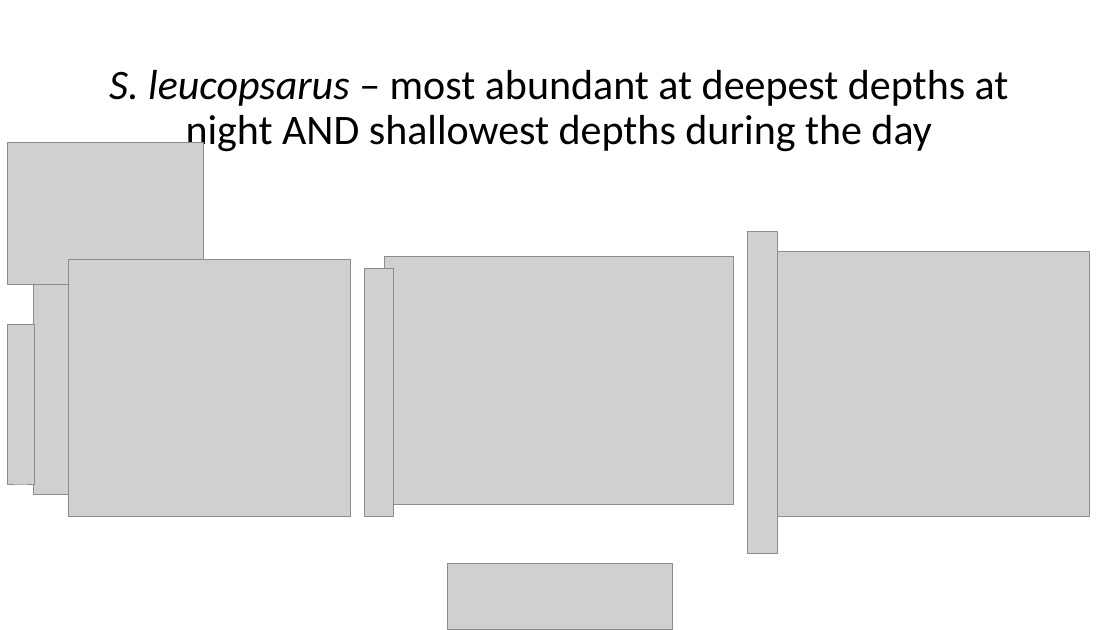
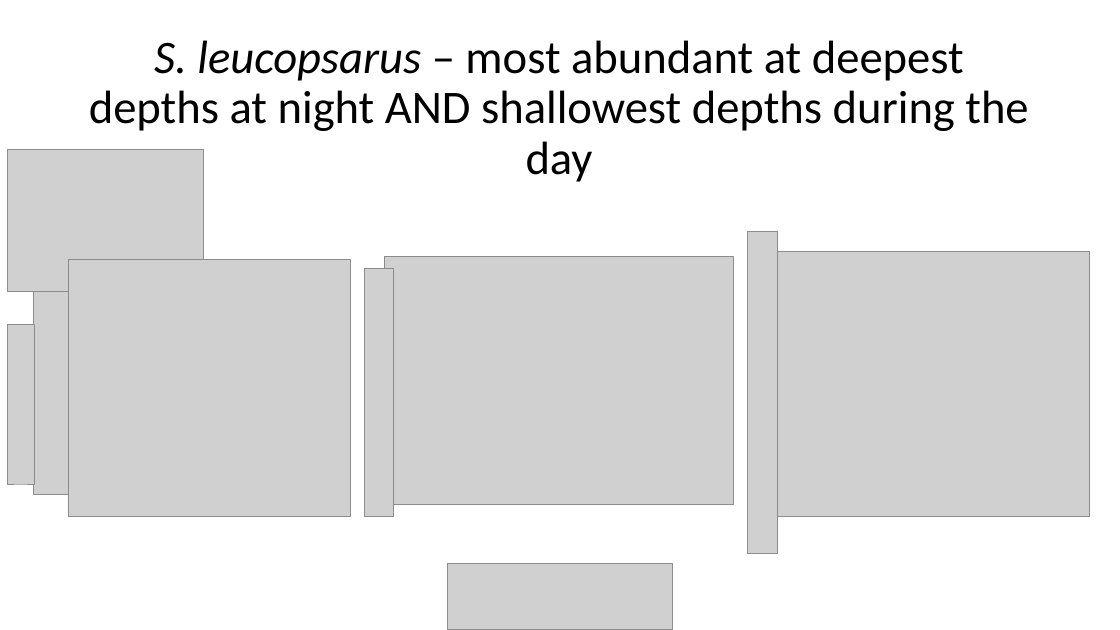
Before and after one commit to LukeABobay/larval-fish-community-analysis, a slide deck: slide 22 of PICES 2026 Presentation.pptx (slide 23 before the commit). Drawn at 1120x630 pixels with LibreOffice and Linux fonts; fonts in the diff are those of the drawing; grey boxes stand for pictures. Boxes give left, top, right and bottom in pixels: in the first picture for what was removed or moved away, otherwise in the second. Text is boxed around its words. In the diff, an @@ line names an element or a change of style, - is before the commit and + after.

```diff
--- a/PICES 2026 Presentation.pptx
+++ b/PICES 2026 Presentation.pptx
@@ title "S. leucopsarus – most abundant ..." at [89, 40, 1028, 182]: size 36 to 40 pt @@
@@ picture: place and size @@
-picture at [7, 142, 203, 284]
+picture at [7, 150, 203, 292]
```
Also in this commit, not shown: 20 other slides changed, 1 slide added, 4 slides removed.
